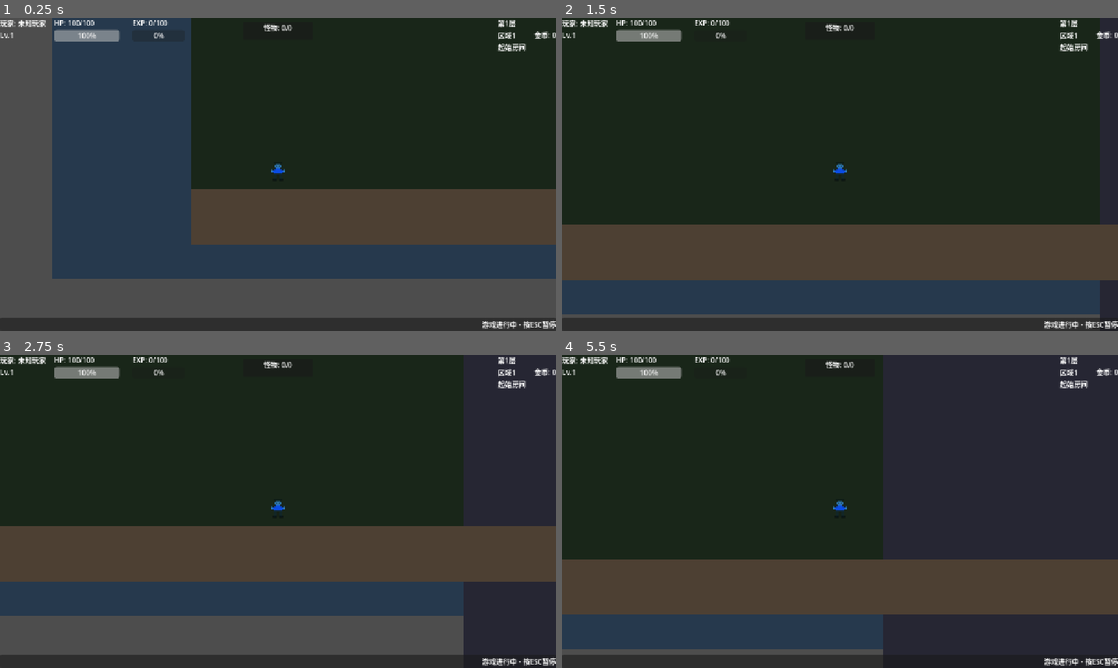
Above: before the commit, frames 1-4 (two rows, left to right).
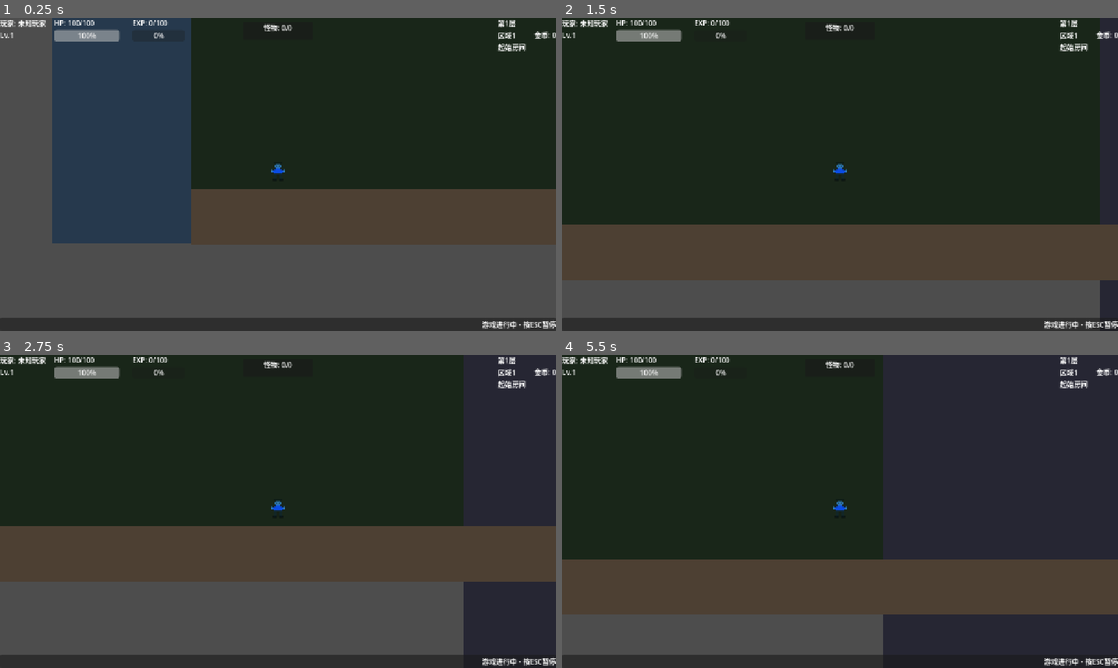
Above: after the commit, the same moments.

Repository: yzy-ydm/aurora-roguelike-ai
Game: Godot game, scene res://scenes/game/game_scene.tscn
The game is run twice, just before and just after one commit, with the same random seed, the same clock (stepped at 60 frames per second) and the same inputs. This scene is started directly instead of the project's main scene.
Inputs (mouse positions are in pixels of both pictures, inside the frame that each line leads up to):
- Up to frame 1 (0.25 s): no input
- Up to frame 2 (1.5 s): tap Enter at 0.5 s; move the mouse to (962, 158) at 0.52 s; hold Shift (dash) 0.53-1.28 s; hold D (move_right) from 0.53 s (still down); click (962, 158) at 0.67 s; tap Space (jump) at 0.77 s; move the mouse to (728, 190) at 1.27 s; tap E (interaction) at 1.35 s
- Up to frame 3 (2.75 s): tap Space (jump) at 1.52 s; move the mouse to (333, 442) at 2.02 s; release D (move_right) at 2.03 s; hold A (move_left) from 2.03 s (still down); hold Shift (dash) from 2.03 s (still down)
- Up to frame 4 (5.5 s): move the mouse to (812, 574) at 2.77 s; release A (move_left) at 2.78 s; release Shift (dash) at 2.78 s; hold D (move_right) 2.78-4.28 s; tap E (interaction) at 2.85, 4.35 s; click (812, 574) at 2.92 s; tap Space (jump) at 3.02, 3.77, 4.52 s; move the mouse to (1006, 558) at 3.52 s; hold Shift (dash) 3.53-4.28 s; move the mouse to (673, 464) at 4.27 s; hold A (move_left) 4.28-5.03 s; move the mouse to (867, 511) at 5.02 s; hold D (move_right) from 5.03 s (still down); hold Shift (dash) from 5.03 s (still down); click (867, 511) at 5.17 s

The runs differ from the first frame. In frame 1, 10% of the frame differs, in the area x 9-100%, y 72-84%; in frame 2, 11%, in the area x 0-97%, y 83-95%; in frame 3, 9.1%; in frame 4, 6.4%.
Error in both runs: Invalid call. Nonexistent function 'get_value' in base 'Signal'. (res://scripts/ai/ai_content_service.gd:490)

Commit message:
TASK-006: Fix floor map exploration loop (layered DAG generation)

Diff:
--- a/client/scenes/game/game_scene.gd
+++ b/client/scenes/game/game_scene.gd
@@ -1050,7 +1050,10 @@
 	# TASK-005: 传送门目标禁止选择已完成房间
 	# （旧代码兜底级允许已完成 → 玩家进入被拒 "already entered/completed, skipping"）
 	# 优先级: 未访问房间 > 已访问未完成房间（已完成房间一律排除）
+	# TASK-006: 增加 [PortalSelection] 防御日志；无有效目标时走紧急出口（绝不软锁）
+	print("[PortalSelection] room ", current_room_id, " candidates=", available_ids)
 	var target_id = -1
+	var selection_reason = ""
 
 	# 第一优先：未访问的房间
 	for id in available_ids:
@@ -1059,6 +1062,7 @@
 		var room = current_floor.get_room(id)
 		if room and not room.visited:
 			target_id = id
+			selection_reason = "priority1 unvisited"
 			break
 
 	# 第二优先：任意未完成的房间(允许回溯到未完成房；已完成房间一律排除)
@@ -1069,22 +1073,67 @@
 			var room = current_floor.get_room(id)
 			if room and not room.is_completed():
 				target_id = id
+				selection_reason = "priority2 unfinished"
 				break
 
-	# TASK-005: 无有效目标时不乱建门——楼层完成走下一层流程，否则提示玩家
+	# TASK-005: 无有效目标时不乱建门——楼层完成走下一层流程
+	# TASK-006: 楼层未完成则走紧急出口防御（DAG 结构下理论不可达，绝不软锁）
 	if target_id == -1:
 		if _floor_manager.is_floor_complete():
-			print("[GameScene] No valid exit targets, floor complete")
+			print("[PortalSelection] no valid target, floor complete")
 			_on_floor_completed()
 		else:
-			print("[GameScene] No valid exit targets, skip portal creation")
-			hud.set_status("附近没有可探索的房间了...")
+			_emergency_exit_portal(current_floor, current_room_id)
 		return
 
 	var target_room = current_floor.get_room(target_id)
 	if target_room:
+		print("[PortalSelection] ", selection_reason, " -> room ", target_id)
 		print("[Portal] Current Room:", current_room_id, " | Target Room:", target_id, " | Type:", target_room.get_type_string())
 		_room_renderer.create_exit_portal(target_id, target_room.get_type_string())
+
+
+## TASK-006: 紧急出口——正常 DAG 拓扑下不会触发（每房必有未访问前向边）
+## 防御性兜底：宁可让玩家跳过探索，绝不允许软锁
+## 优先级: 未完成Boss房 > 未访问非当前房 > 未完成非当前房
+func _emergency_exit_portal(current_floor: FloorData, current_room_id: int) -> void:
+	print("[PortalSelection] WARNING: no valid forward target for room ", current_room_id, " (should not happen)")
+	var target_id = -1
+	var reason = ""
+
+	# 优先1: 未完成的 Boss 房
+	for room in current_floor.get_all_rooms():
+		if room.room_type == NewRoomData.RoomType.BOSS and not room.is_completed():
+			target_id = room.id
+			reason = "unfinished boss"
+			break
+	# 优先2: 未访问的非当前房
+	if target_id == -1:
+		for room in current_floor.get_all_rooms():
+			if room.id == current_room_id or room.is_completed():
+				continue
+			if not room.visited:
+				target_id = room.id
+				reason = "unvisited"
+				break
+	# 优先3: 未完成的非当前房
+	if target_id == -1:
+		for room in current_floor.get_all_rooms():
+			if room.id == current_room_id or room.is_completed():
+				continue
+			target_id = room.id
+			reason = "unfinished"
+			break
+
+	var target_room = current_floor.get_room(target_id) if target_id >= 0 else null
+	if not target_room:
+		print("[PortalSelection] ERROR: no emergency target, cannot create portal")
+		hud.set_status("附近没有可探索的房间了...")
+		return
+
+	print("[PortalSelection] EMERGENCY: portal to room ", target_id, " (", reason, ")")
+	print("[Portal] Current Room:", current_room_id, " | Target Room:", target_id, " | Type:", target_room.get_type_string())
+	_room_renderer.create_exit_portal(target_id, target_room.get_type_string())
 
 
 ## ==================== 下一层传送门（Phase 10.1.6） ====================
--- a/client/scripts/world/floor_generator.gd
+++ b/client/scripts/world/floor_generator.gd
@@ -3,6 +3,11 @@
 ## 随机生成一层房间结构
 ## 支持多种房间类型
 ## Phase 23: 直接生成 NewRoomData，避免旧 RoomNodeData 转换层
+## TASK-006: 树形随机生成改为分层DAG（前向无环图）
+##   START → 中间层(4~6层, 每层1~3房) → BOSS(唯一最后一层)
+##   保证: start→boss 可达(spine主干) / 普通房前向出度>=1(无死胡同) /
+##         Boss出度=0 / 禁止回边/自环/重复连接
+##   生成后必须通过 validate_floor() 校验，失败自动重试
 
 extends Node
 
@@ -11,75 +16,230 @@
 const HALF_WIDTH: int = 640
 const PORTAL_OFFSET_X: int = HALF_WIDTH - 40  # 传送门距房间中心X距离
 const ROOM_SPACING_X: int = PORTAL_OFFSET_X + HALF_WIDTH  # 房间中心间距 = 1240
-var _min_rooms: int = 8
-var _max_rooms: int = 12
-var _branch_chance: float = 0.3  # 分支概率
+const MAX_GENERATE_ATTEMPTS: int = 5  # TASK-006: 校验失败重试次数
+const MAX_LAYER_ROOMS: int = 3  # 每个中间层最大房数
+var _min_rooms: int = 8   # TASK-006: 总房间数下限（含 START 与 BOSS；旧语义为偏置计数+1）
+var _max_rooms: int = 13  # TASK-006: 总房间数上限（8~13）
+var _branch_chance: float = 0.4  # TASK-006: 房间获得第二条前向边的概率
 
 
 ## 生成一层房间结构 (Phase 23: 返回 NewRoomData)
+## TASK-006: 分层DAG结构；生成后必须通过 validate_floor，失败重试（最多 MAX_GENERATE_ATTEMPTS 次）
 func generate_floor(floor_level: int = 1) -> Array[NewRoomData]:
 	print("[Floor] Generating floor ", floor_level)
 
+	for attempt in range(MAX_GENERATE_ATTEMPTS):
+		var rooms: Array[NewRoomData] = _generate_layered_floor(floor_level)
+		if validate_floor(rooms):
+			print("[Floor] Generated ", rooms.size(), " rooms (layered DAG, validated)")
+			return rooms
+		print("[FloorValidation] Regenerate attempt ", attempt + 1, "/", MAX_GENERATE_ATTEMPTS)
+
+	# 防御兜底: 构造算法是确定性的、理论上校验必过；此处仅防未知回归
+	push_error("[Floor] CRITICAL: floor generation failed validation ", MAX_GENERATE_ATTEMPTS, " times")
+	return _generate_layered_floor(floor_level)
+
+
+## TASK-006: 分层DAG生成
+## 结构: START(层0) → 中间层(4~6层) → BOSS(最后一层)
+## 连接: 只加前向边(层l→层l+1)；add_connection 双向对账+自动去重
+## 步骤: ① 参数 ② 层容量(每层>=1, 中间层<=3) ③ 建房(id按层顺序, x=层号*间距)
+##       ④ 连接(spine主干/入边保证/出边保证/可选第二前向边)
+func _generate_layered_floor(floor_level: int) -> Array[NewRoomData]:
+	# ① 参数
+	var total_rooms = randi_range(_min_rooms, _max_rooms)  # 8~13 总房数（含 START 与 BOSS）
+	var mid_layer_count = randi_range(4, 6)                # 中间层数 4~6
+
+	# ② 层容量分配: [START层] + [中间层...] + [BOSS层]，每层>=1
+	var layer_sizes: Array[int] = [1]
+	for _i in range(mid_layer_count):
+		layer_sizes.append(1)
+	layer_sizes.append(1)
+	var remaining = total_rooms - 2 - mid_layer_count
+	var guard := 0
+	while remaining > 0 and guard < 1000:
+		guard += 1
+		var li = randi_range(1, mid_layer_count)  # 只给中间层加
+		if layer_sizes[li] < MAX_LAYER_ROOMS:
+			layer_sizes[li] += 1
+			remaining -= 1
+
+	# ③ 建房间: id 按层顺序 0..total-1; x = 层号 * ROOM_SPACING_X（供校验推层号）
 	var rooms: Array[NewRoomData] = []
-	var room_count = randi_range(_min_rooms, _max_rooms)
-
-	# 创建起始房间
-	var start_room = NewRoomData.new(0, NewRoomData.RoomType.START)
-	start_room.position = Vector2(0, 0)
-	rooms.append(start_room)
-
-	# 创建主路径
-	var current_room = start_room
-	var main_path_length = randi_range(4, 6)
-
-	for i in range(main_path_length):
-		var room_type = _get_random_room_type(floor_level)
-		var new_room = NewRoomData.new(rooms.size(), room_type)
-
-		# 计算位置（向右延伸，门对门对齐）
-		new_room.position = current_room.position + Vector2(ROOM_SPACING_X, randf_range(-50, 50))
-
-		# 建立连接
-		current_room.add_connection(new_room.id)
-		new_room.add_connection(current_room.id)
-
-		rooms.append(new_room)
-		current_room = new_room
-
-	# 添加分支房间
-	var branch_count = room_count - main_path_length - 1
-	for i in range(branch_count):
-		# 从已有房间中随机选择一个作为分支起点
-		var branch_from = rooms[randi() % rooms.size()]
-
-		var room_type = _get_random_room_type(floor_level)
-		var new_room = NewRoomData.new(rooms.size(), room_type)
-
-		# 计算位置（从分支起点延伸，X方向一个房间宽）
-		var offset = Vector2(
-			randf_range(ROOM_SPACING_X * 0.5, ROOM_SPACING_X * 1.5),
-			randf_range(-ROOM_SPACING_X * 0.3, ROOM_SPACING_X * 0.3)
-		)
-		new_room.position = branch_from.position + offset
-
-		# 建立连接
-		branch_from.add_connection(new_room.id)
-		new_room.add_connection(branch_from.id)
-
-		rooms.append(new_room)
-
-	# 在最后添加Boss房间（紧贴最后一个房间右侧）
-	var boss_room = NewRoomData.new(rooms.size(), NewRoomData.RoomType.BOSS)
-	boss_room.position = current_room.position + Vector2(ROOM_SPACING_X, 0)
-
-	# 建立连接
-	current_room.add_connection(boss_room.id)
-	boss_room.add_connection(current_room.id)
-
-	rooms.append(boss_room)
-
-	print("[Floor] Generated ", rooms.size(), " rooms")
+	var layers: Array = []  # 每层的房间id列表
+	for layer_idx in range(layer_sizes.size()):
+		var layer_ids: Array[int] = []
+		for _slot in range(layer_sizes[layer_idx]):
+			var id = rooms.size()
+			var room_type: NewRoomData.RoomType = NewRoomData.RoomType.COMBAT
+			if layer_idx == 0:
+				room_type = NewRoomData.RoomType.START
+			elif layer_idx == layer_sizes.size() - 1:
+				room_type = NewRoomData.RoomType.BOSS
+			else:
+				room_type = _get_random_room_type(floor_level)
+			var room = NewRoomData.new(id, room_type)
+			room.position = Vector2(layer_idx * ROOM_SPACING_X, randf_range(-50, 50))
+			rooms.append(room)
+			layer_ids.append(id)
+		layers.append(layer_ids)
+
+	# ④ 连接
+	# 4a spine: 每层第0房连下一层第0房 → start→boss 路径由构造保证
+	for l in range(layers.size() - 1):
+		_connect_forward(rooms, layers[l][0], layers[l + 1][0])
+
+	# 4b 入边保证: layer[l+1] 每个房 >=1 条来自 layer[l] 的边
+	for l in range(layers.size() - 1):
+		for t_idx in range(1, layers[l + 1].size()):
+			var t_id: int = layers[l + 1][t_idx]
+			var s_id: int = layers[l][randi() % layers[l].size()]
+			_connect_forward(rooms, s_id, t_id)
+
+	# 4c 出边保证: layer[l] 每个房 >=1 条去往 layer[l+1] 的边（无死胡同）
+	for l in range(layers.size() - 1):
+		for s_id in layers[l]:
+			var has_forward = false
+			for t_id in layers[l + 1]:
+				if rooms[s_id].is_connected_to(t_id):
+					has_forward = true
+					break
+			if not has_forward:
+				_connect_forward(rooms, s_id, layers[l + 1][randi() % layers[l + 1].size()])
+
+	# 4d 可选第二前向边: 概率 _branch_chance，连下一层未连接的房
+	for l in range(layers.size() - 1):
+		if layers[l + 1].size() <= 1:
+			continue
+		for s_id in layers[l]:
+			if randf() >= _branch_chance:
+				continue
+			var candidates: Array[int] = []
+			for t_id in layers[l + 1]:
+				if not rooms[s_id].is_connected_to(t_id):
+					candidates.append(t_id)
+			if candidates.size() > 0:
+				_connect_forward(rooms, s_id, candidates[randi() % candidates.size()])
+
 	return rooms
+
+
+## TASK-006: 前向连接(层l → 层l+1)；双向对账由 add_connection 完成，重复连接自动去重
+func _connect_forward(rooms: Array[NewRoomData], from_id: int, to_id: int) -> void:
+	rooms[from_id].add_connection(to_id)
+	rooms[to_id].add_connection(from_id)
+
+
+## TASK-006: 楼层结构合法性校验（生成后必查，失败由 generate_floor 重试）
+## 检查: V1数量 V2 START/BOSS V3 全可达 V4 Boss可达 V5 无死胡同 V6 Boss出度=0 V7 连接合法
+## 层号由 position.x 推算: layer = round(x / ROOM_SPACING_X)（x 恒为精确整数值）
+func validate_floor(rooms: Array[NewRoomData]) -> bool:
+	var all_ok := true
+
+	# V1: 房间数在范围内
+	all_ok = _log_validation("room_count",
+		rooms.size() >= _min_rooms and rooms.size() <= _max_rooms,
+		str(rooms.size()) + " rooms (expect " + str(_min_rooms) + "~" + str(_max_rooms) + ")") and all_ok
+
+	# V2: START 恰1个且 id=0；BOSS 恰1个且 id=最后
+	var start_ok = rooms.size() > 0 and rooms[0].room_type == NewRoomData.RoomType.START and rooms[0].id == 0
+	var boss_ok = rooms.size() > 0 and rooms[rooms.size() - 1].room_type == NewRoomData.RoomType.BOSS \
+		and rooms[rooms.size() - 1].id == rooms.size() - 1
+	var extra_start := 0
+	var extra_boss := 0
+	for i in range(1, rooms.size()):
+		if rooms[i].room_type == NewRoomData.RoomType.START:
+			extra_start += 1
+	for i in range(max(0, rooms.size() - 1)):
+		if rooms[i].room_type == NewRoomData.RoomType.BOSS:
+			extra_boss += 1
+	all_ok = _log_validation("start_boss",
+		start_ok and boss_ok and extra_start == 0 and extra_boss == 0,
+		"START id=0, BOSS id=last, no duplicates") and all_ok
+
+	# V3/V4: 从 START 沿前向边 BFS，全部房间可达（含 BOSS）
+	var reachable: Dictionary = {}
+	var queue: Array = [0]
+	while queue.size() > 0:
+		var cur: int = queue.pop_front()
+		if reachable.has(cur) or cur < 0 or cur >= rooms.size():
+			continue
+		reachable[cur] = true
+		for conn in rooms[cur].connections:
+			if conn < 0 or conn >= rooms.size() or reachable.has(conn):
+				continue
+			# 前向边: 目标层 = 当前层 + 1
+			if _get_room_layer(rooms[conn]) == _get_room_layer(rooms[cur]) + 1:
+				queue.append(conn)
+	var all_reachable = rooms.size() > 0 and reachable.size() == rooms.size()
+	all_ok = _log_validation("reachable_from_start", all_reachable,
+		str(reachable.size()) + "/" + str(rooms.size()) + " rooms") and all_ok
+	var boss_reachable = reachable.has(rooms.size() - 1)
+	all_ok = _log_validation("boss_reachable", boss_reachable, "") and all_ok
+
+	# V5/V6: 普通房前向出度>=1（无死胡同）；Boss 前向出度=0
+	var dead_end_ids: Array[int] = []
+	var boss_forward_ids: Array[int] = []
+	for room in rooms:
+		var fwd := 0
+		for conn in room.connections:
+			if conn < 0 or conn >= rooms.size():
+				continue
+			if _get_room_layer(rooms[conn]) == _get_room_layer(room) + 1:
+				fwd += 1
+		if room.room_type != NewRoomData.RoomType.BOSS and fwd < 1:
+			dead_end_ids.append(room.id)
+		if room.room_type == NewRoomData.RoomType.BOSS and fwd > 0:
+			boss_forward_ids.append(room.id)
+	all_ok = _log_validation("no_dead_end", dead_end_ids.size() == 0,
+		"dead-end rooms: " + str(dead_end_ids)) and all_ok
+	all_ok = _log_validation("boss_out_degree_zero", boss_forward_ids.size() == 0, "") and all_ok
+
+	# V7: 连接合法性——无自环/无重复/双向对账/仅相邻层（无环/无回边/无跨层）
+	var conn_ok := true
+	for room in rooms:
+		var seen: Dictionary = {}
+		for conn in room.connections:
+			if conn == room.id:
+				conn_ok = false
+				print("[FloorValidation] CHECK connections: FAIL | self-loop in room ", room.id)
+			elif conn < 0 or conn >= rooms.size():
+				conn_ok = false
+				print("[FloorValidation] CHECK connections: FAIL | room ", room.id, " invalid target ", conn)
+			elif seen.has(conn):
+				conn_ok = false
+				print("[FloorValidation] CHECK connections: FAIL | room ", room.id, " duplicate connection ", conn)
+			else:
+				seen[conn] = true
+				var layer_gap = absi(_get_room_layer(room) - _get_room_layer(rooms[conn]))
+				if layer_gap != 1:
+					conn_ok = false
+					print("[FloorValidation] CHECK connections: FAIL | room ", room.id, " -> ", conn, " layer gap ", layer_gap)
+				elif room.id not in rooms[conn].connections:
+					conn_ok = false
+					print("[FloorValidation] CHECK connections: FAIL | room ", room.id, " -> ", conn, " not reciprocal")
+	all_ok = _log_validation("connections", conn_ok,
+		"no self-loop/duplicate/cross-layer; reciprocal") and all_ok
+
+	if all_ok:
+		print("[FloorValidation] ALL CHECKS PASSED (", rooms.size(), " rooms)")
+	else:
+		print("[FloorValidation] FAILED (see CHECK lines above)")
+	return all_ok
+
+
+## TASK-006: 校验日志助手
+func _log_validation(check_name: String, passed: bool, detail: String = "") -> bool:
+	var suffix := ""
+	if detail != "":
+		suffix = " | " + detail
+	print("[FloorValidation] CHECK ", check_name, ": ", "PASS" if passed else "FAIL", suffix)
+	return passed
+
+
+## TASK-006: 由房间 x 坐标推算层号（生成时 x 恒为 层号 * ROOM_SPACING_X 的精确整数值）
+func _get_room_layer(room: NewRoomData) -> int:
+	return int(round(room.position.x / ROOM_SPACING_X))
 
 
 ## 获取随机房间类型
--- /dev/null
+++ b/client/tests/test_floor_generation.gd
@@ -0,0 +1,221 @@
+## 楼层生成测试 (TASK-006)
+##
+## 覆盖"树形→分层DAG地图生成"改造（软锁现场回归）:
+## 1. 200 次随机生成，每次 10 项检查:
+##    F1 房间数8~13 / F2 START唯一id=0 / F3 BOSS唯一id=最后 / F4 全可达 /
+##    F5 Boss可达 / F6 无死胡同(普通房前向出度>=1) / F7 Boss出度=0 /
+##    F8 连接合法(无自环/无重复/双向对账/仅相邻层) / F9 validate_floor通过 /
+##    F10 遍历模拟(镜像 _create_room_exits 选路策略)必然到达 BOSS
+## 2. 统计房间数/层数分布
+##
+## 运行方式（无头模式，无需启动游戏）:
+##   Godot_v4.7-stable_win64_console.exe --headless --path client --script res://tests/test_floor_generation.gd
+
+extends SceneTree
+
+const FLOOR_COUNT: int = 200
+const CHECKS_PER_FLOOR: int = 10
+const SPACING_X: int = 1240  # floor_generator.ROOM_SPACING_X（层号推算用）
+
+var _failures: Array[String] = []
+var _passed: int = 0
+
+
+func _initialize() -> void:
+	_run_tests()
+
+
+func _run_tests() -> void:
+	print("========================================")
+	print("  Floor Generation Tests (TASK-006)")
+	print("========================================")
+	randomize()  # 保证 200 次生成真正随机
+
+	var floor_script: GDScript = load("res://scripts/world/floor_generator.gd")
+	var gen: Node = Node.new()
+	gen.set_script(floor_script)
+	root.add_child(gen)
+
+	var room_dist: Dictionary = {}
+	var layer_dist: Dictionary = {}
+	for i in range(FLOOR_COUNT):
+		var result = _test_floor(gen, i)
+		room_dist[result["rooms"]] = room_dist.get(result["rooms"], 0) + 1
+		layer_dist[result["layers"]] = layer_dist.get(result["layers"], 0) + 1
+
+	print("\n  Room count distribution: ", room_dist)
+	print("  Layer count distribution: ", layer_dist)
+
+	# 护栏: 若测试因运行时错误中断，通过数会少于预期
+	# （+1 计入护栏自身；条件在护栏 _check 计数前评估，故比较 _passed + 1）
+	const EXPECTED_CHECKS: int = FLOOR_COUNT * CHECKS_PER_FLOOR + 1
+	_check(_passed + 1 == EXPECTED_CHECKS,
+		"all " + str(EXPECTED_CHECKS) + " checks executed (no runtime aborts)",
+		"passed=" + str(_passed))
+
+	print("========================================")
+	print("  Results: ", _passed, " passed, ", _failures.size(), " failed")
+	for f in _failures:
+		print("  FAIL: ", f)
+	print("========================================")
+	quit(1 if _failures.size() > 0 else 0)
+
+
+## 单层 10 项检查（静默计数，每层打印一行摘要）
+func _test_floor(gen: Node, index: int) -> Dictionary:
+	var floor_ok := true
+	var rooms = gen.generate_floor(1)
+	# 枚举经实例访问（--script 模式下脚本资源上无法直接取枚举）
+	var RT = rooms[0].RoomType
+
+	# F1: 房间数 8~13
+	var ok1 = rooms.size() >= 8 and rooms.size() <= 13
+	floor_ok = _check_quiet(ok1, "F" + str(index) + " room_count in [8,13]", str(rooms.size())) and floor_ok
+
+	# F2: START 恰1个且 id=0
+	var ok2 = rooms.size() > 0 and rooms[0].room_type == RT.START and rooms[0].id == 0
+	for i in range(1, rooms.size()):
+		if rooms[i].room_type == RT.START:
+			ok2 = false
+	floor_ok = _check_quiet(ok2, "F" + str(index) + " single START at id 0") and floor_ok
+
+	# F3: BOSS 恰1个且 id=最后
+	var ok3 = rooms.size() > 0 and rooms[rooms.size() - 1].room_type == RT.BOSS \
+		and rooms[rooms.size() - 1].id == rooms.size() - 1
+	for i in range(max(0, rooms.size() - 1)):
+		if rooms[i].room_type == RT.BOSS:
+			ok3 = false
+	floor_ok = _check_quiet(ok3, "F" + str(index) + " single BOSS at last id") and floor_ok
+
+	# F4/F5: 从 START 沿前向边 BFS——全部房间可达 + BOSS 可达
+	var reachable: Dictionary = {}
+	var queue: Array = [0]
+	while queue.size() > 0:
+		var cur: int = queue.pop_front()
+		if reachable.has(cur) or cur < 0 or cur >= rooms.size():
+			continue
+		reachable[cur] = true
+		for conn in rooms[cur].connections:
+			if conn < 0 or conn >= rooms.size() or reachable.has(conn):
+				continue
+			if _layer_of(rooms[conn]) == _layer_of(rooms[cur]) + 1:
+				queue.append(conn)
+	var ok4 = reachable.size() == rooms.size()
+	floor_ok = _check_quiet(ok4, "F" + str(index) + " all rooms reachable from START",
+		str(reachable.size()) + "/" + str(rooms.size())) and floor_ok
+	var ok5 = reachable.has(rooms.size() - 1)
+	floor_ok = _check_quiet(ok5, "F" + str(index) + " boss reachable") and floor_ok
+
+	# F6/F7: 无死胡同（普通房前向出度>=1）；Boss 前向出度=0
+	var dead_end: Array = []
+	var boss_fwd := 0
+	for room in rooms:
+		var fwd := 0
+		for conn in room.connections:
+			if conn < 0 or conn >= rooms.size():
+				continue
+			if _layer_of(rooms[conn]) == _layer_of(room) + 1:
+				fwd += 1
+		if room.room_type != RT.BOSS and fwd < 1:
+			dead_end.append(room.id)
+		if room.room_type == RT.BOSS:
+			boss_fwd = fwd
+	var ok6 = dead_end.size() == 0
+	floor_ok = _check_quiet(ok6, "F" + str(index) + " no dead-end room", str(dead_end)) and floor_ok
+	var ok7 = boss_fwd == 0
+	floor_ok = _check_quiet(ok7, "F" + str(index) + " boss out-degree 0", "fwd=" + str(boss_fwd)) and floor_ok
+
+	# F8: 连接合法性——无自环/无重复/双向对账/仅相邻层（无环/无回边/无跨层）
+	var ok8 := true
+	for room in rooms:
+		var seen: Dictionary = {}
+		for conn in room.connections:
+			if conn == room.id or conn < 0 or conn >= rooms.size() or seen.has(conn):
+				ok8 = false
+			elif room.id not in rooms[conn].connections:
+				ok8 = false
+			elif absi(_layer_of(room) - _layer_of(rooms[conn])) != 1:
+				ok8 = false
+			else:
+				seen[conn] = true
+	floor_ok = _check_quiet(ok8, "F" + str(index) + " connections legal (no self/dup/cross-layer, reciprocal)") and floor_ok
+
+	# F9: 生成器自带 validate_floor 通过
+	var ok9: bool = gen.validate_floor(rooms)
+	floor_ok = _check_quiet(ok9, "F" + str(index) + " validate_floor() == true") and floor_ok
+
+	# F10: 遍历模拟（镜像 _create_room_exits 选路策略）必然到达 BOSS —— 软锁现场回归
+	var sim = _simulate_traversal(rooms)
+	var ok10: bool = sim["reached_boss"] and not sim["dead_ended"]
+	floor_ok = _check_quiet(ok10, "F" + str(index) + " traversal reaches boss",
+		"steps=" + str(sim["steps"])) and floor_ok
+
+	var boss_layer = _layer_of(rooms[rooms.size() - 1]) if rooms.size() > 0 else 0
+	print("  Floor #", index, ": ", "PASS" if floor_ok else "FAIL",
+		" (rooms=", rooms.size(), ", layers=", boss_layer + 1, ")")
+	return {"rooms": rooms.size(), "layers": boss_layer + 1}
+
+
+## 遍历模拟: 镜像 game_scene._create_room_exits 选路策略（TASK-006 软锁现场回归）
+## 优先1: 未访问；优先2: 未完成；排除当前房；已完成房不可选
+## 旧树形地图下此策略会困死在分支叶子（Room10 现场）；分层DAG下必须一路走到 BOSS
+func _simulate_traversal(rooms) -> Dictionary:
+	var RT = rooms[0].RoomType  # 枚举经实例访问（--script 模式限制）
+	var visited: Dictionary = {0: true}
+	var completed: Dictionary = {0: true}  # 起始房进房即完成
+	var cur := 0
+	var steps := 0
+	var reached_boss := false
+	var dead_ended := false
+	while true:
+		if rooms[cur].room_type == RT.BOSS:
+			reached_boss = true
+			break
+		var next := -1
+		for conn in rooms[cur].connections:
+			if conn == cur:
+				continue
+			if not visited.has(conn):
+				next = conn
+				break
+		if next == -1:
+			for conn in rooms[cur].connections:
+				if conn == cur:
+					continue
+				if not completed.has(conn):
+					next = conn
+					break
+		if next == -1:
+			dead_ended = true
+			break
+		steps += 1
+		if steps > rooms.size():
+			dead_ended = true  # 步数超出房数：异常循环（理论不可达）
+			break
+		completed[cur] = true
+		visited[next] = true
+		cur = next
+	return {"reached_boss": reached_boss, "dead_ended": dead_ended, "steps": steps}
+
+
+## 层号推算（与 floor_generator 校验同一公式: x = 层号 * 1240）
+func _layer_of(room) -> int:
+	return int(round(room.position.x / float(SPACING_X)))
+
+
+## 静默检查（仅计数，不逐条打印；每层打印一行摘要）
+func _check_quiet(condition: bool, name: String, detail: String = "") -> bool:
+	if condition:
+		_passed += 1
+	else:
+		_failures.append(name + ((" | " + detail) if detail != "" else ""))
+	return condition
+
+
+## 响亮检查（元护栏用）
+func _check(condition: bool, name: String, detail: String = "") -> void:
+	if condition:
+		_passed += 1
+		print("  ✓ ", name)
+	else:
+		_failures.append(name + ((" | " + detail) if detail != "" else ""))
Not shown, added: TASK-006_ANALYSIS_REPORT.md
Not shown, added: TASK-006_IMPLEMENT_PLAN.md
Not shown, added: TASK-006_REPORT.md
